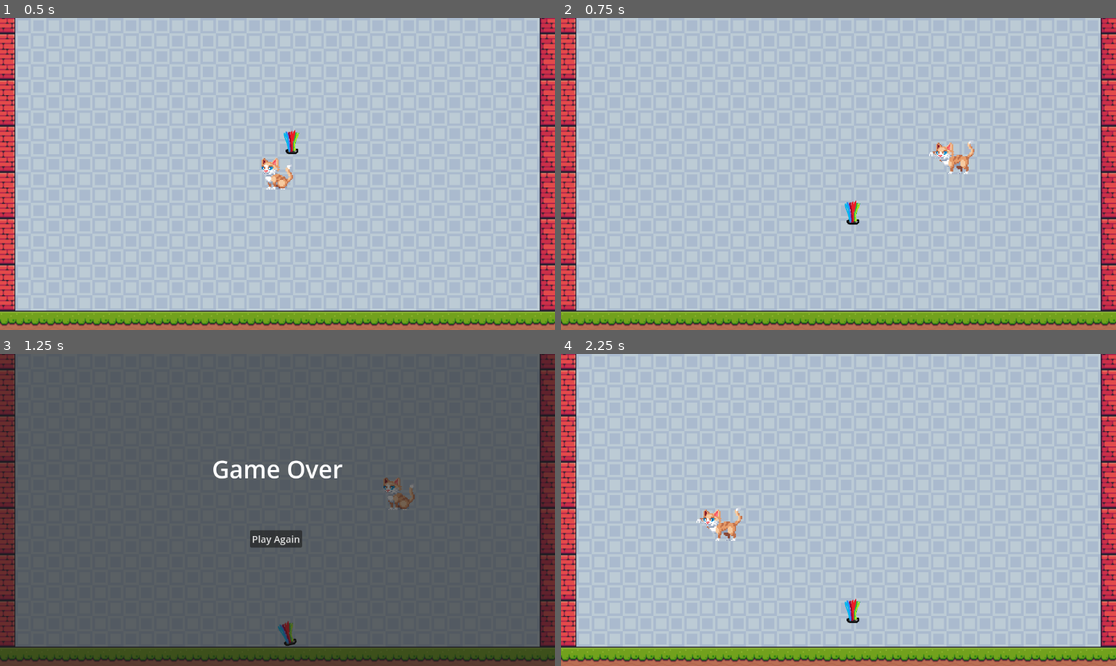
Above: before the commit, frames 1-4 (two rows, left to right).
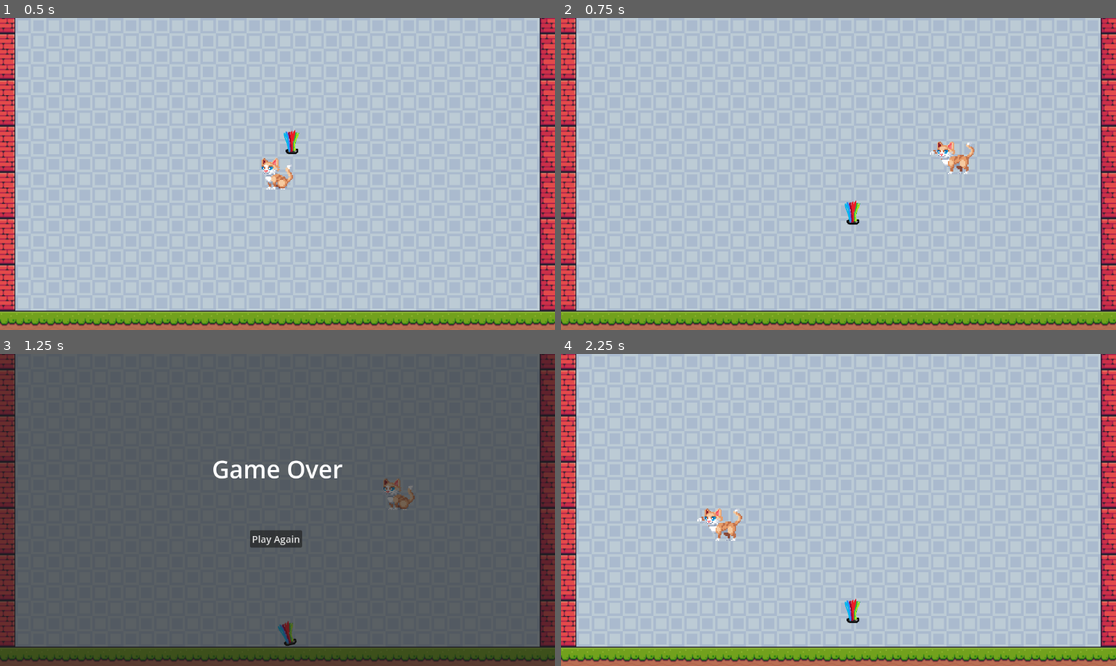
Above: after the commit, the same moments.

Repository: koxukoshu/pacific-sun-debut-game
Game: Godot game, scene res://main.tscn
Two runs of this game, one before a commit and one after it. Both use one fixed random seed, a clock stepped at 60 frames per second and the inputs below.
Inputs (mouse positions are in pixels of both pictures, inside the frame that each line leads up to):
- Up to frame 1 (0.5 s): no input
- Up to frame 2 (0.75 s): move the mouse to (960, 158) at 0.52 s; click (960, 158) at 0.6 s
- Up to frame 3 (1.25 s): no input
- Up to frame 4 (2.25 s): click "Play Again" at 1.25 s; move the mouse to (727, 525) at 2.02 s; right-click (727, 525) at 2.1 s

Frame 1 is identical in both runs. In frame 2, 0.2% of the frame differs, in the area x 66-75%, y 39-51%; in frame 3, less than 0.1%; in frame 4, 0.2%.

Commit message:
fix: fix bug on double kicking in one click

Diff:
--- a/new_game_project_2025-06-06_13-04-02/character.tscn
+++ b/new_game_project_2025-06-06_13-04-02/character.tscn
@@ -173,7 +173,7 @@
 }],
 "loop": true,
 "name": &"kicking",
-"speed": 14.0
+"speed": 17.0
 }, {
 "frames": [{
 "duration": 1.0,
@@ -216,9 +216,9 @@
 position = Vector2(-2.99994, -7.99998)
 scale = Vector2(2.5, 2.5)
 sprite_frames = SubResource("SpriteFrames_wcpx6")
-animation = &"running"
+animation = &"kicking"
 autoplay = "default"
-frame_progress = 0.317451
+frame_progress = 0.0622147
 
 [node name="KickArea" type="Area2D" parent="."]
 
--- a/new_game_project_2025-06-06_13-04-02/game.gd
+++ b/new_game_project_2025-06-06_13-04-02/game.gd
@@ -6,9 +6,6 @@
 
 func _ready() -> void:
 	game_over.visible = false
-
-	# Connect the toy's collision signal to this script
-	toy.connect("game_over_triggered", Callable(self, "trigger_game_over"))
 
 func _on_play_again_pressed() -> void:
 	get_tree().reload_current_scene()
--- a/new_game_project_2025-06-06_13-04-02/main_character.gd
+++ b/new_game_project_2025-06-06_13-04-02/main_character.gd
@@ -37,7 +37,7 @@
 	kick_area.monitoring = true # Enable the hitbox for the kick
 
 	# Wait for a short duration, then disable the hitbox and end the kick
-	await get_tree().create_timer(0.3).timeout
+	await get_tree().create_timer(0.2).timeout
 	kick_area.monitoring = false
 	is_hard_kicking = false
 
